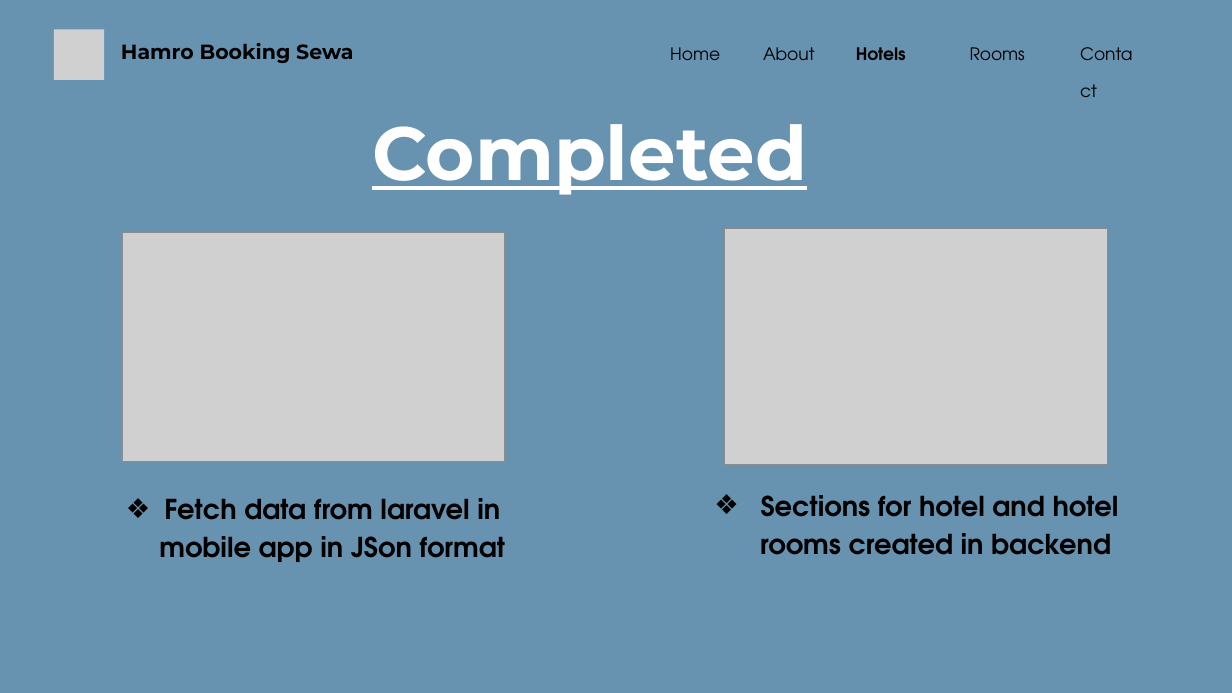
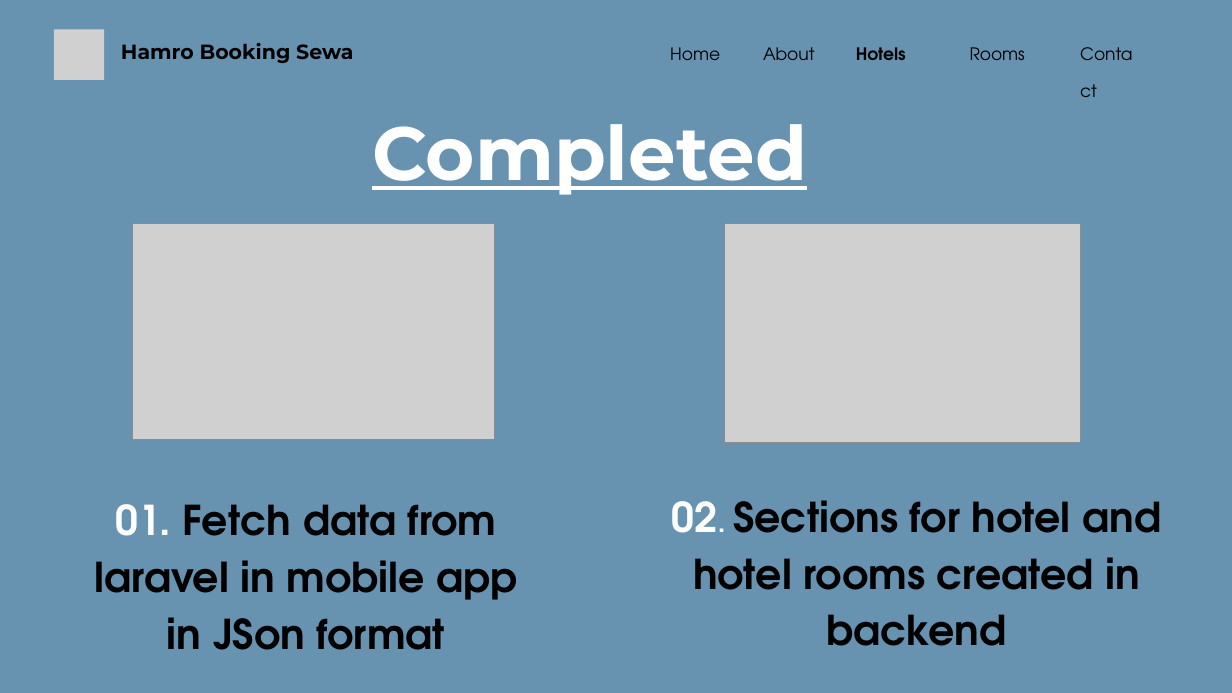
Before and after one commit to lgic-project/Hamro-booking-sewa-frontend, a slide deck: slide 3 of Documentation/Mid Term/MidTerm.Presentation.pptx. Drawn at 1232x693 pixels with LibreOffice and Linux fonts; fonts in the diff are those of the drawing; grey boxes stand for pictures. Boxes give left, top, right and bottom in pixels: in the first picture for what was removed or moved away, otherwise in the second. Text is boxed around its words. In the diff, an @@ line names an element or a change of style, - is before the commit and + after.

```diff
--- a/Documentation/Mid Term/MidTerm.Presentation.pptx
+++ b/Documentation/Mid Term/MidTerm.Presentation.pptx
@@ picture: place and size @@
-picture at (122, 233, 505, 462)
+picture at (133, 223, 495, 440)
@@ picture: place and size @@
-picture at (724, 229, 1108, 466)
+picture at (724, 223, 1080, 442)
@@ text at (95, 504, 517, 650): text changed; size 16 to 24 pt @@
-❖ Fetch data from laravel in mobile app in JSon format
+01. Fetch data from laravel in mobile app in JSon format
@@ text at (672, 500, 1161, 646): text changed; size 16 to 24 pt @@
-❖ Sections for hotel and hotel rooms created in backend
+02. Sections for hotel and hotel rooms created in backend
```
Also in this commit, not shown: 4 other slides changed, 1 slide removed, 2 other files.
